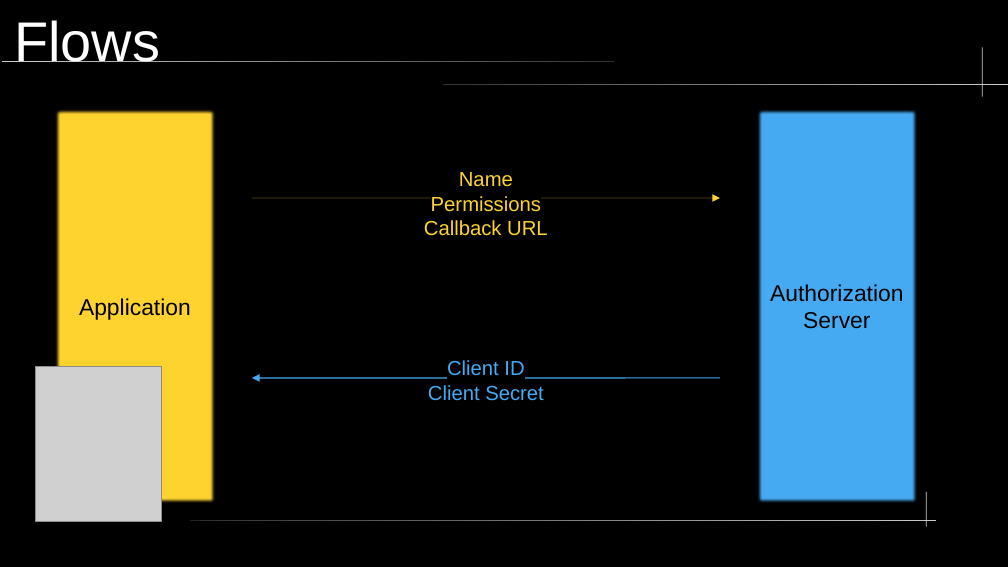
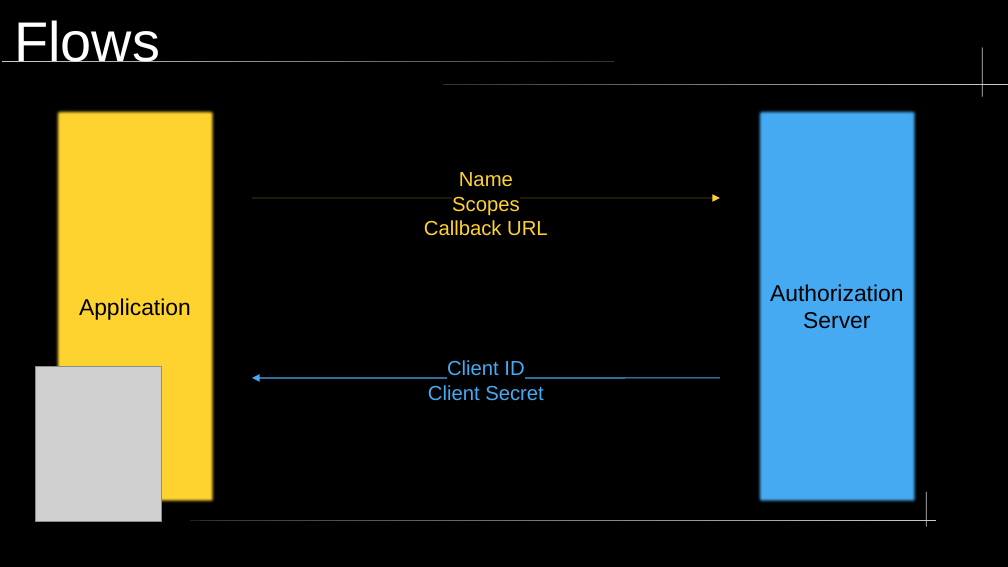
Before and after one commit to nkilders/e-portfolio-oauth2, a slide deck: slide 10 of presentation/OAuth2.odp. Drawn at 1008x567 pixels with LibreOffice and Linux fonts; fonts in the diff are those of the drawing; grey boxes stand for pictures. Boxes give left, top, right and bottom in pixels: in the first picture for what was removed or moved away, otherwise in the second. Text is boxed around its words. In the diff, an @@ line names an element or a change of style, - is before the commit and + after.

```diff
--- a/presentation/OAuth2.odp
+++ b/presentation/OAuth2.odp
@@ text at [452,197,520,216]: text changed @@
-Permissions
+Scopes
```
Also in this commit, not shown: 2 other files.
